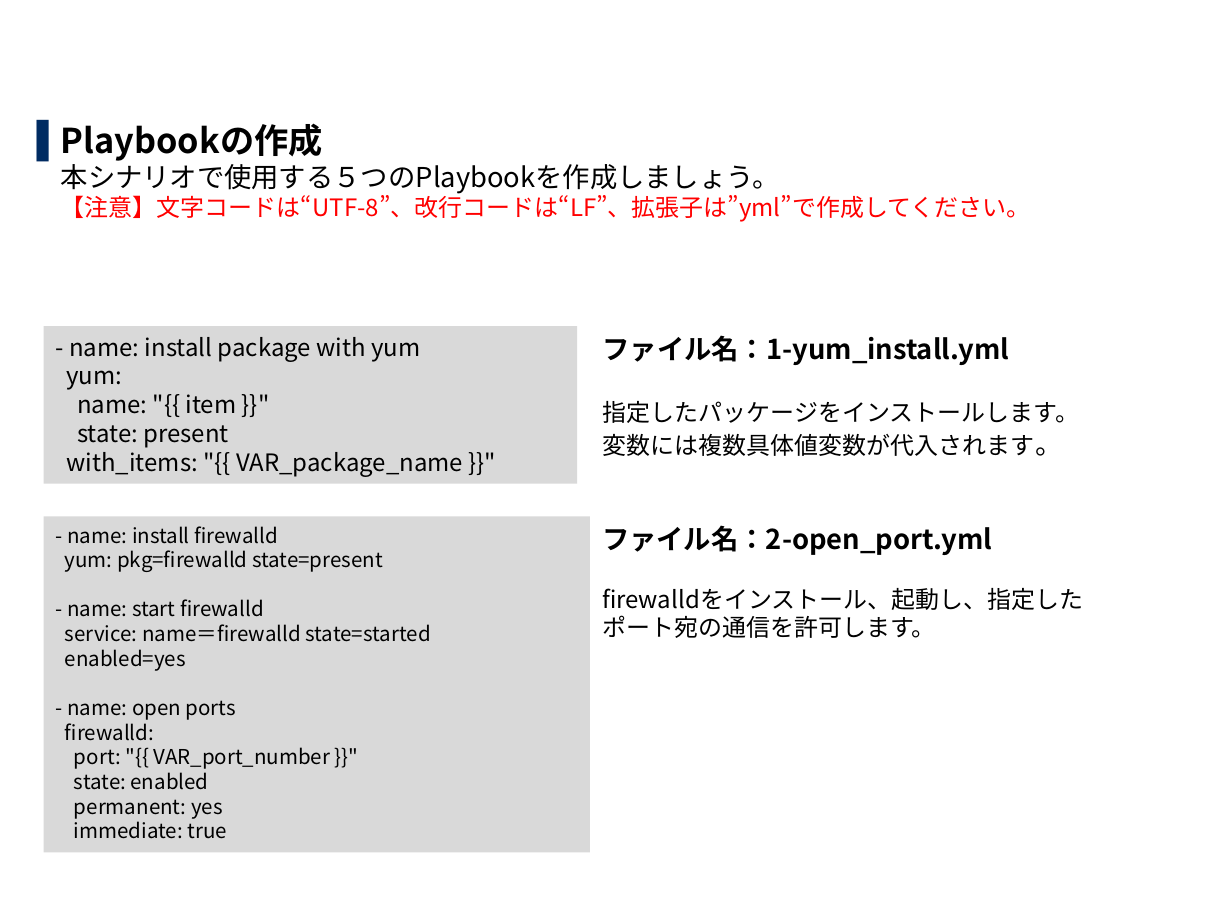
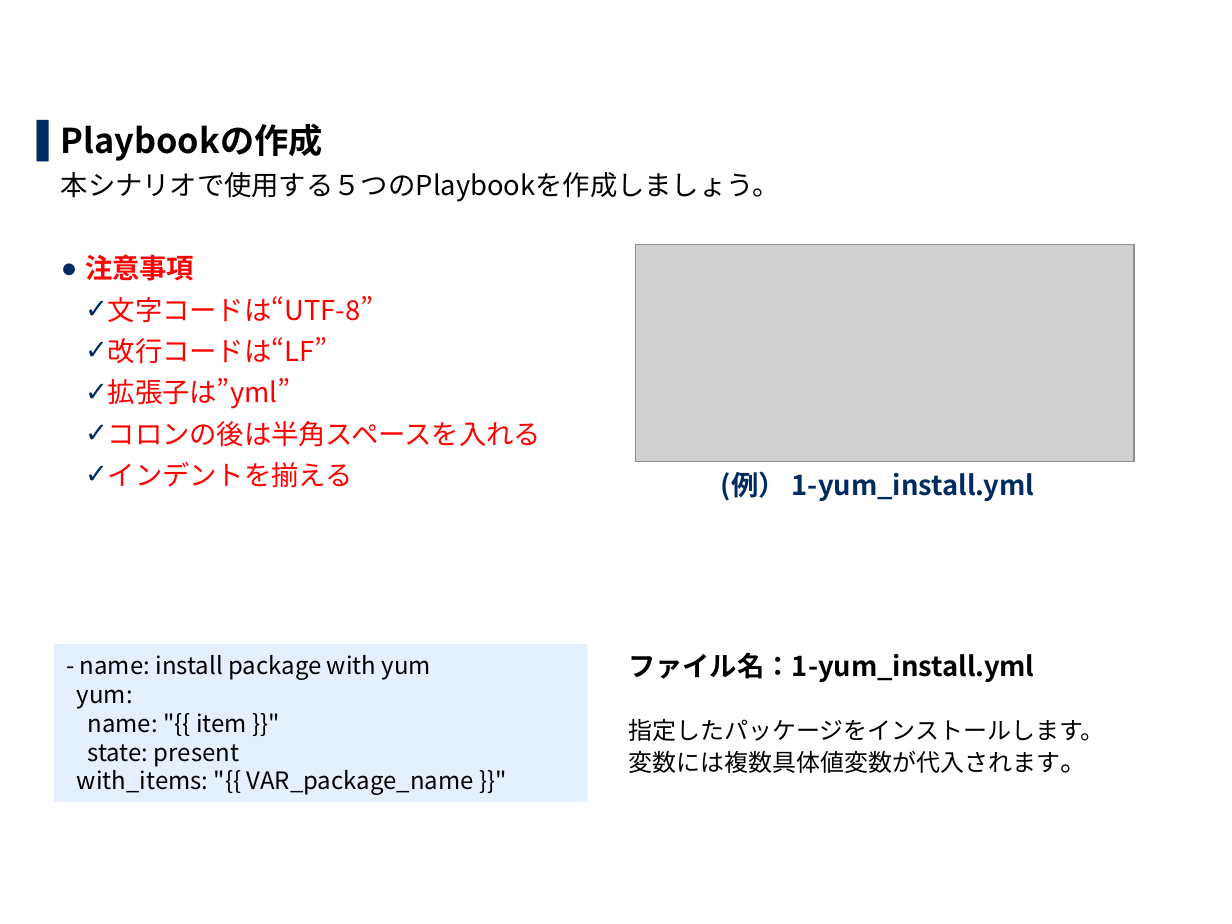
Before and after one commit to exastro-suite/it-automation-docs, a slide deck: slide 7 of asset/Learn_ja/ITA-Ansible-Driver_ja_practice.pptx. Drawn at 1232x924 pixels with LibreOffice and Linux fonts; fonts in the diff are those of the drawing; grey boxes stand for pictures; background and template pictures are left out. Boxes give left, top, right and bottom in pixels: in the first picture for what was removed or moved away, otherwise in the second. Text is boxed around its words. In the diff, an @@ line names an element or a change of style, - is before the commit and + after.

```diff
--- a/asset/Learn_ja/ITA-Ansible-Driver_ja_practice.pptx
+++ b/asset/Learn_ja/ITA-Ansible-Driver_ja_practice.pptx
@@ text at box(61, 123, 780, 488): text changed; size 14 to 16 pt @@
-▌ Playbookの作成
-  本シナリオで使用する５つのPlaybookを作成しましょう。
-  【注意】文字コードは“UTF-8”、改行コードは“LF”、拡張子は”yml”で作成してください。
+▌ Playbookの作成
+  本シナリオで使用する５つのPlaybookを作成しましょう。
+  ● 注意事項
+    ✓ 文字コードは“UTF-8”
+    ✓ 改行コードは“LF”
+    ✓ 拡張子は”yml”
+    ✓ コロンの後は半角スペースを入れる
+    ✓ インデントを揃える
@@ picture added at box(636, 245, 1135, 462) @@
@@ free added at box(708, 462, 1174, 508), 16 pt, text #002B62, bold @@
+(例） 1-yum_install.yml
@@ rectangle removed at box(43, 516, 589, 853) @@
-- name: install firewalld
-yum: pkg=firewalld state=present
-- name: start firewalld
-service: name＝firewalld state=started
-enabled=yes
-- name: open ports
-firewalld:
-port: "{{ VAR_port_number }}"
-state: enabled
-permanent: yes
-immediate: true
@@ text removed at box(602, 525, 1083, 638) @@
-ファイル名：2-open_port.yml
-firewalldをインストール、起動し、指定した
-ポート宛の通信を許可します。
@@ rectangle "- name: install package with ...": place and size @@
-rectangle "- name: install package with ..." at box(43, 326, 577, 484)
+rectangle "- name: install package with ..." at box(54, 644, 588, 802)
@@ rectangle "- name: install package with ..." at box(54, 644, 588, 802): vertical alignment top to middle; fill #D9D9D9 to #E5F0FF @@
@@ free "ファイル名：1-yum_install.yml": place and size @@
-free "ファイル名：1-yum_install.yml" at box(590, 326, 1153, 467)
+free "ファイル名：1-yum_install.yml" at box(616, 643, 1179, 784)
```
Also in this commit, not shown: 60 other slides changed, 3 slides added, 3 other files.
